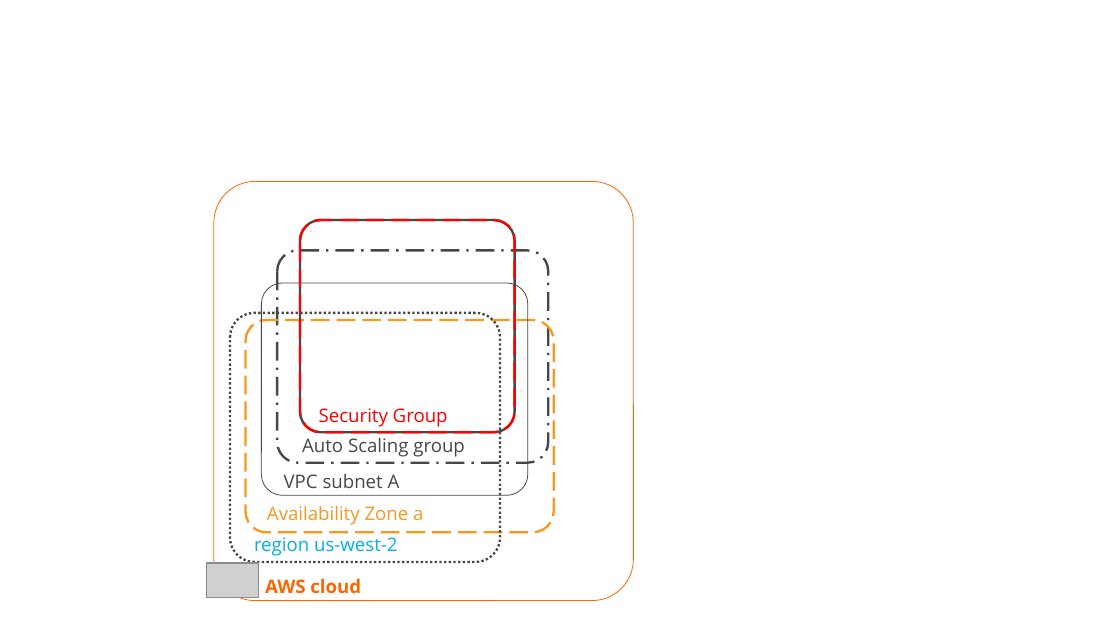
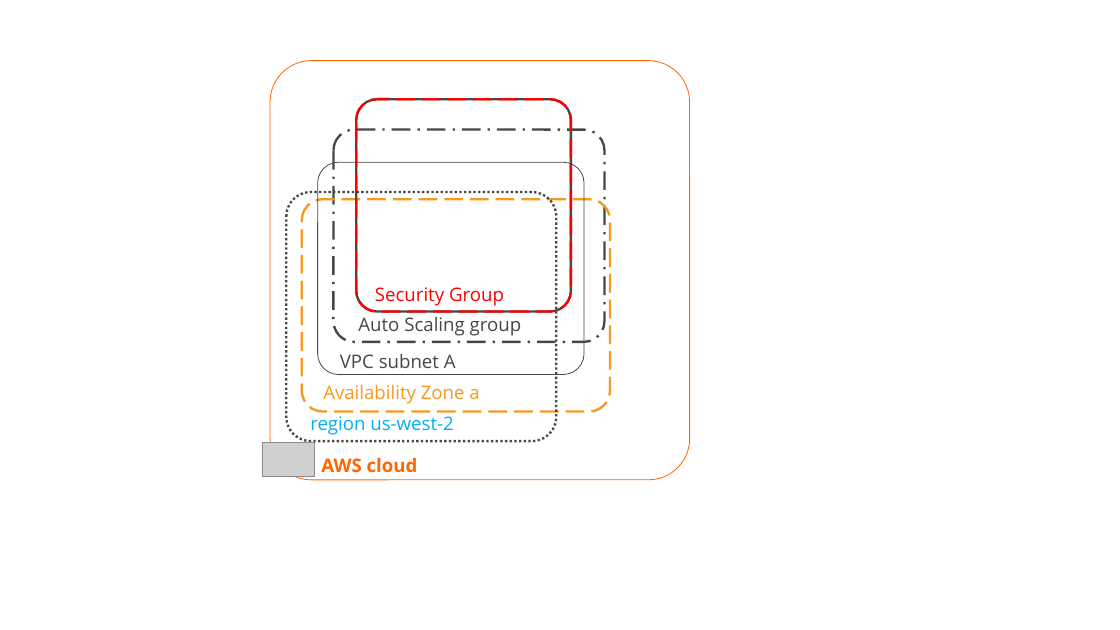
Before and after one commit to rkuma183/wilsonmar.github.io, a slide deck: slide 1 of fig/AWS_Simple_Icons_PPT_v16.2.22.pptx (slide 38 before the commit). Drawn at 1120x630 pixels with LibreOffice and Linux fonts; fonts in the diff are those of the drawing; grey boxes stand for pictures; background and template pictures are left out. Boxes give left, top, right and bottom in pixels: in the first picture for what was removed or moved away, otherwise in the second. Text is boxed around its words. In the diff, an @@ line names an element or a change of style, - is before the commit and + after.

```diff
--- a/fig/AWS_Simple_Icons_PPT_v16.2.22.pptx
+++ b/fig/AWS_Simple_Icons_PPT_v16.2.22.pptx
@@ 7 rounded rectangles, 6 texts, 1 picture moved together from (x1=206, y1=181, x2=634, y2=600) to (x1=262, y1=60, x2=690, y2=479) @@
```
Also in this commit, not shown: 6 other files.
